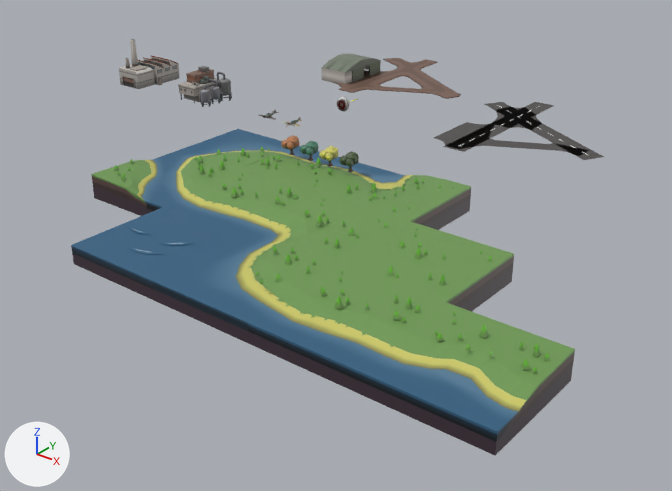
The glTF model assets/meshes.glb, before and after one commit.
Rendered twice from a 50 mm lens placed at (52.2, -56.3, 26.2), pointed at (8.7, -2.0, -7.5). Lighting does not change. The marker at lower left points along +X, +Y and +Z. Where no turn or scale is listed for an object, it has been applied to the vertices.

The scene before the commit, as lines of its bpy script (objects in view):
```python
ob_ct_gwwg_1_001 = bpy.data.objects.new('ct-gwwg-1.001', me_t_gwwg_1)
ob_ct_gwwg_1_001.location = (24.0, -20.0, 0.0)
ob_ct_gwwg_1_002 = bpy.data.objects.new('ct-gwwg-1.002', me_t_gwwg_1_003)
ob_ct_gwwg_1_002.location = (32.0, -20.0, 0.0)
ob_factory_1 = bpy.data.objects.new('factory-1', me_cube_004)
ob_factory_1.location = (-20.0, 4.0, 0.0)
ob_t_gggg_1_001 = bpy.data.objects.new('t-gggg-1.001', me_t_gggg_1)
ob_t_gggg_1_001.location = (24.0, -12.0, 0.0)
ob_t_ggwg_1 = bpy.data.objects.new('t-ggwg-1', me_t_ggwg_1)
ob_t_ggwg_1.location = (16.0, -12.0, 0.0)
ob_t_ggwg_1_001 = bpy.data.objects.new('t-ggwg-1.001', me_t_ggwg_1_001)
ob_t_ggwg_1_001.location = (16.0, -4.0, 0.0)
ob_t_gwwg_1 = bpy.data.objects.new('t-gwwg-1', me_t_gwwg_1)
ob_t_gwwg_1.location = (8.0, -12.0, 0.0)
ob_t_gwww_1 = bpy.data.objects.new('t-gwww-1', me_t_gwww_1)
ob_t_gwww_1.location = (16.0, -20.0, 0.0)
ob_t_wwww_1 = bpy.data.objects.new('t-wwww-1', me_t_wwww_1)
ob_t_wwww_1.location = (8.0, -20.0, 0.0)
# also in view: 't-gwww-2' at (0.0, -4.0, -0.7); 'Plane.004' at (-5.3, 18.1, 1.0); 'Plane' at (17.7, 14.0, 0.0); 't-gwgw-1' at (0.0, -12.0, -0.6); 'Plane.001' at (17.6, 13.1, 0.0)
```
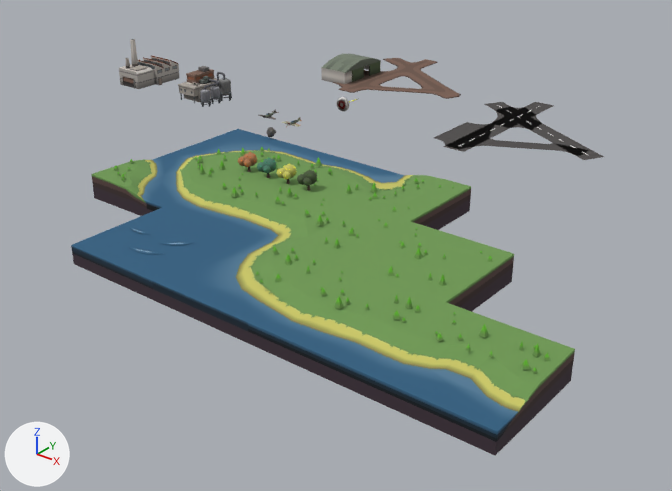
The change, as a diff of the scene's bpy script:
```diff
--- a/assets/meshes.glb.py
+++ b/assets/meshes.glb.py
@@ mat_material @@
 mat_material.texture = img_palette
+mat_material.roughness = 1.0
@@ me_rock_1 @@
+me_rock_1.from_pydata(...)  # 30 vertices, 56 faces; spans x -0.394..0.394, y -0.394..0.383, z -0.394..0.394
+me_rock_1.materials.append(mat_material)  # picture img_palette
@@ ob_leaftree_1 @@
 ob_leaftree_1 = bpy.data.objects.new('leaftree-1', me_leaftree_1)
-ob_leaftree_1.location = (11.0, -3.0, 0.0)
+ob_leaftree_1.location = (11.0, -8.0, 0.0)
@@ ob_leaftree_1_001 @@
 ob_leaftree_1_001 = bpy.data.objects.new('leaftree-1.001', me_leaftree_2)
-ob_leaftree_1_001.location = (9.0, -3.0, 0.0)
+ob_leaftree_1_001.location = (9.0, -8.0, 0.0)
@@ ob_leaftree_1_002 @@
 ob_leaftree_1_002 = bpy.data.objects.new('leaftree-1.002', me_leaftree_3)
-ob_leaftree_1_002.location = (7.0, -3.0, 0.0)
+ob_leaftree_1_002.location = (7.0, -8.0, 0.0)
@@ ob_leaftree_1_003 @@
 ob_leaftree_1_003 = bpy.data.objects.new('leaftree-1.003', me_leaftree_2_001)
-ob_leaftree_1_003.location = (5.0, -3.0, 0.0)
+ob_leaftree_1_003.location = (5.0, -8.0, 0.0)
@@ ob_rock_1 @@
+ob_rock_1 = bpy.data.objects.new('rock-1', me_rock_1)
+ob_rock_1.location = (0.0, 0.0, 0.0)
```

Boxes [x1, y1, x2, y2] around the edits, measured in the pictures (672 x 491 px):
'ct-gwwg-1.002', surface changed (grey to black)
    both: [397, 302, 575, 455]
't-gggg-1.001', surface changed (grey to black)
    both: [409, 221, 514, 312]
't-ggwg-1.001', surface changed (grey to black)
    both: [320, 175, 471, 230]
't-gwwg-1.001', surface changed
    both: [241, 148, 373, 193]
'Plane.004', surface changed
    both: [344, 57, 381, 83]
'leaftree-1', surface changed, moved
    before: [339, 151, 359, 172]
    after: [297, 170, 318, 190]
'leaftree-1.001', surface changed, moved
    before: [319, 146, 338, 166]
    after: [276, 164, 297, 184]
'leaftree-1.002', surface changed, moved
    before: [300, 141, 319, 161]
    after: [257, 158, 277, 178]
'leaftree-1.003', surface changed, moved
    before: [281, 135, 300, 155]
    after: [238, 152, 257, 172]
'rock-1', added
    after: [266, 127, 276, 137]
